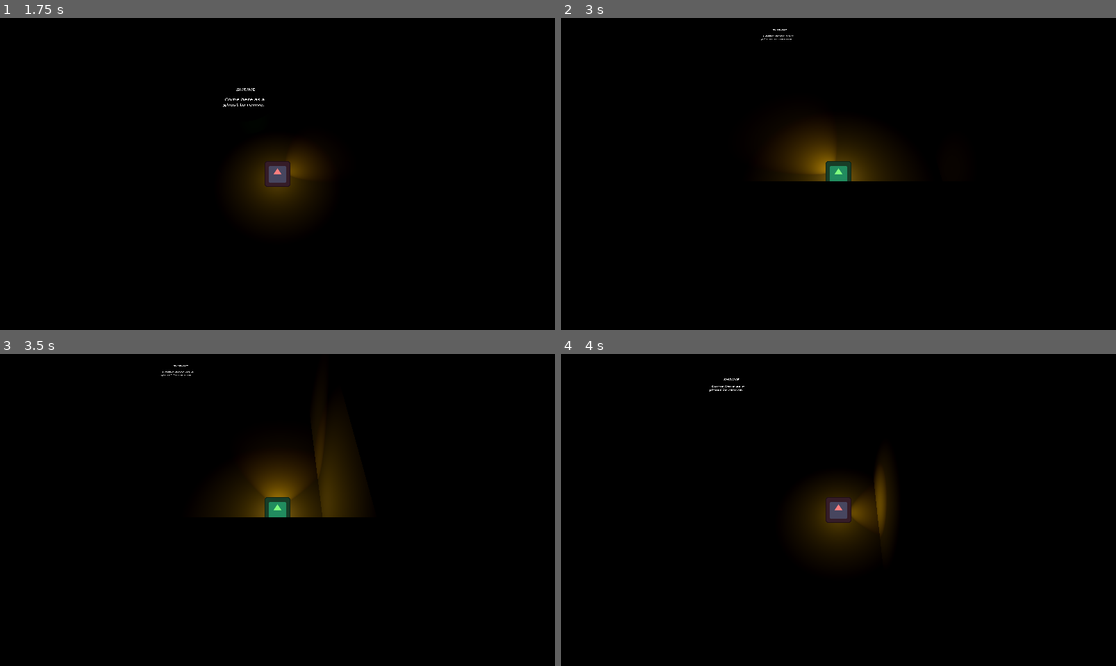
Above: before the commit, frames 1-4 (two rows, left to right).
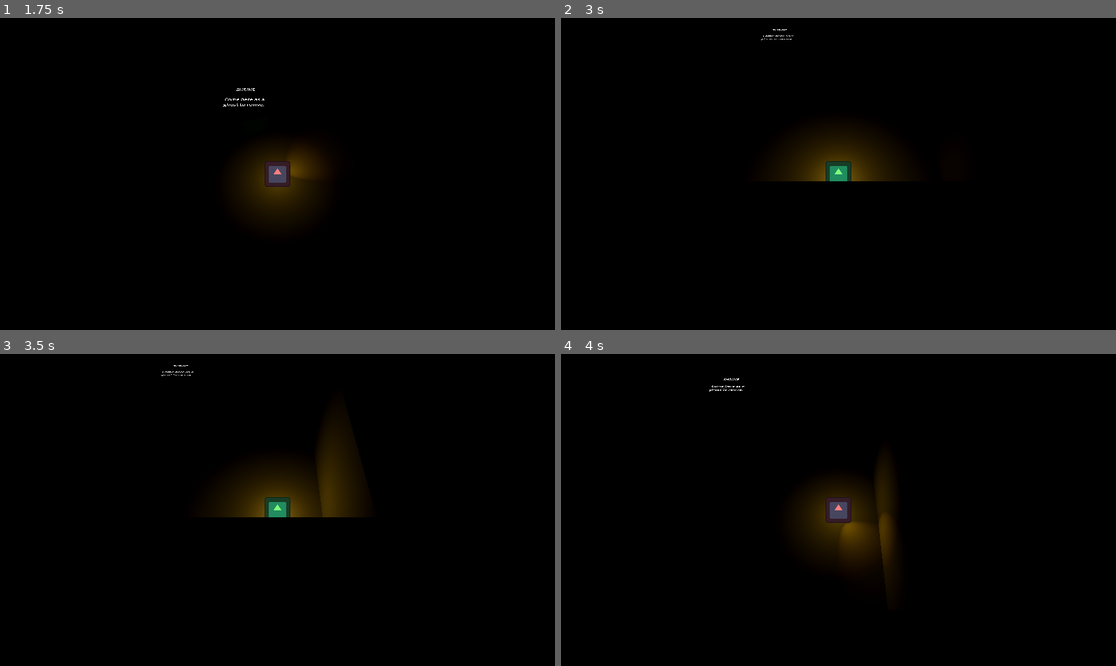
Above: after the commit, the same moments.

Repository: Rusty-Rat-Studios/dead-living-and-dying
Game: Godot game, scene res://game.tscn
Two runs of this game, one before a commit and one after it. Both use one fixed random seed, a clock stepped at 60 frames per second and the inputs below. The engine's default icon, where the game draws it, is replaced by a stand-in: a white triangle on a blue panel in a dark square.
Inputs (mouse positions are in pixels of both pictures, inside the frame that each line leads up to):
- Up to frame 1 (1.75 s): click "START" at 0.5 s; tap Enter at 1.25 s; move the mouse to (399, 158) at 1.27 s; hold Right (ui_right) from 1.28 s (still down); tap Tab at 1.35 s
- Up to frame 2 (3 s): move the mouse to (727, 189) at 2.02 s; release Right (ui_right) at 2.03 s; hold Down (ui_down) 2.03-2.78 s; tap Tab at 2.1, 2.85 s; move the mouse to (894, 105) at 2.77 s; hold Right (ui_right) from 2.78 s (still down)
- Up to frame 3 (3.5 s): keep holding Right (ui_right)
- Up to frame 4 (4 s): move the mouse to (810, 572) at 3.52 s; release Right (ui_right) at 3.53 s; hold Up (ui_up) from 3.53 s (still down); tap Tab at 3.6 s

Frame 1 is identical in both runs. In frame 2, 0.7% of the frame differs, in the area x 41-50%, y 38-50%; in frame 3, 0.8%; in frame 4, 1.1%, in the area x 50-60%, y 38-72%.

Commit message:
Tweak values to smooth out controller motion

Diff:
--- a/player/player.gd
+++ b/player/player.gd
@@ -8,8 +8,10 @@
 const MAX_ANGULAR_SPEED: float = 3.0
 const ANGULAR_ACCELERATION: float = 10.0
 const ANGULAR_DECELERATION: float = 40.0
+# used to check if spotlight is rotated close enough to the target
 const TARGET_THRESHOLD: float = 0.01
-const DECELERATION_THRESHOLD: float = 10 * TARGET_THRESHOLD
+# used to begin decelerating rotation when close but not at target
+const DECELERATION_THRESHOLD: float = 5 * TARGET_THRESHOLD
 
 var state_machine: Node
 
--- a/player/player.tscn
+++ b/player/player.tscn
@@ -42,7 +42,7 @@
 one_shot = true
 
 [node name="JoystickTimer" type="Timer" parent="."]
-wait_time = 0.1
+wait_time = 0.05
 
 [node name="DamageDetector" type="Area3D" parent="."]
 collision_layer = 0
